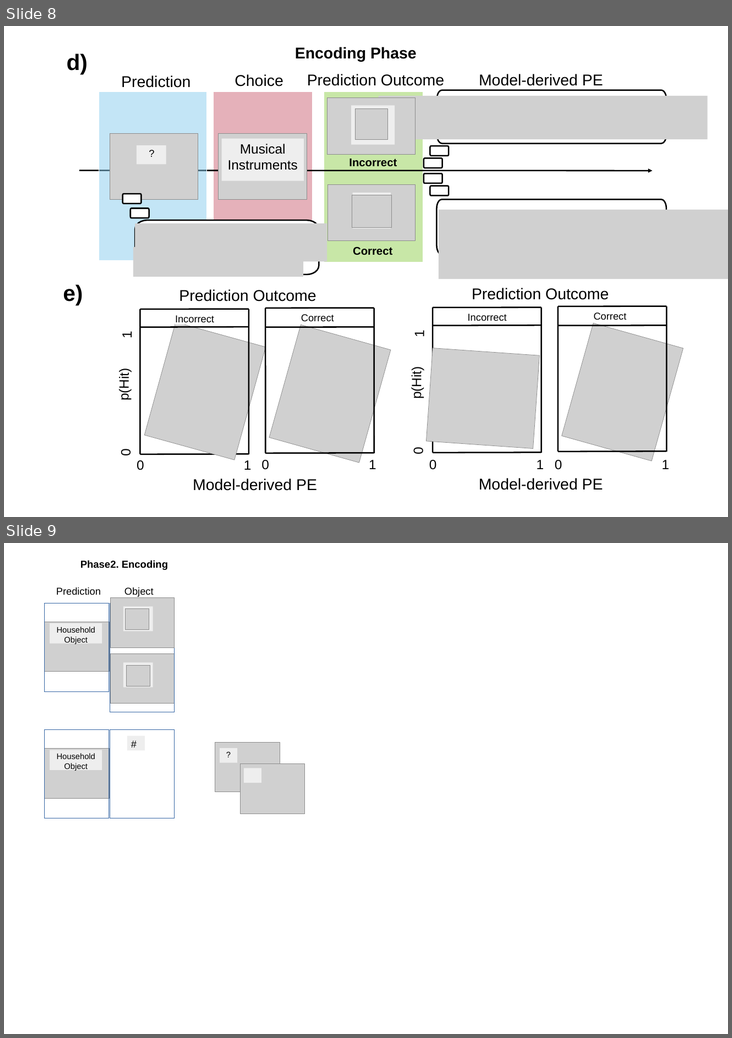
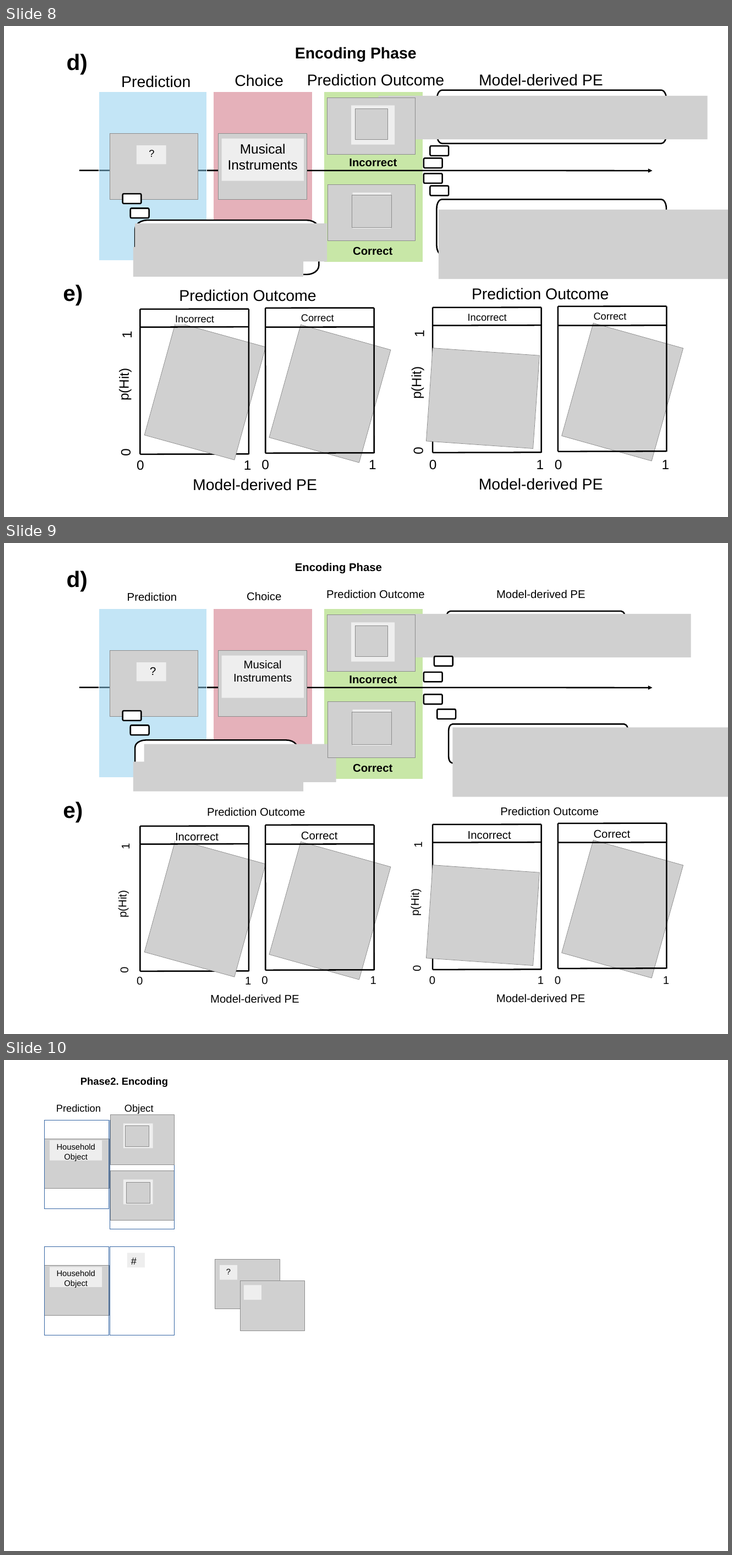
Before and after one commit to FPupillo/PreM-Computational, a slide deck: computational_model/figures/methods.pptx. Shown one above the other, each under a label of ours: slides 8 and 9 before the commit, slides 8, 9 and 10 after it. The pictures are 732x1038 and 732x1555 pixels, drawn with LibreOffice and Linux fonts; fonts in the diff are those of the drawing; grey boxes stand for pictures; background and template pictures are left out. Boxes give left, top, right and bottom in pixels: in the first picture for what was removed or moved away, otherwise in the second. Text is boxed around its words. In the diff, an @@ line names an element or a change of style, - is before the commit and + after.

```diff
--- a/computational_model/figures/methods.pptx
+++ b/computational_model/figures/methods.pptx
@@ slide 9 added at (x1=4, y1=543, x2=728, y2=1034), background #FFFFFF @@
@@ freeform shape added at (x1=448, y1=725, x2=628, y2=764), fill #FFFFFF, outline #000000 2.5 pt @@
@@ group added at (x1=63, y1=563, x2=728, y2=1003): 25 texts, 20 lines, 14 pictures, 8 freeform shapes, 7 rectangles, 1 arrow @@
+Encoding Phase
+Prediction
+Prediction Outcome
+?
+Choice
+Incorrect
+Correct
+p(Hit)
+Prediction Outcome
+0 1
+Incorrect
+Correct
+d)
+e)
+Musical Instruments
+Model-derived PE
+0 1
+0 1
+p(Hit)
+Prediction Outcome
+0 1
+Incorrect
+Correct
+0 1
+0 1
+Model-derived PE
+Model-derived PE
@@ what was slide 9 is now slide 10 @@
```
Also in this commit, not shown: 27 other files.
